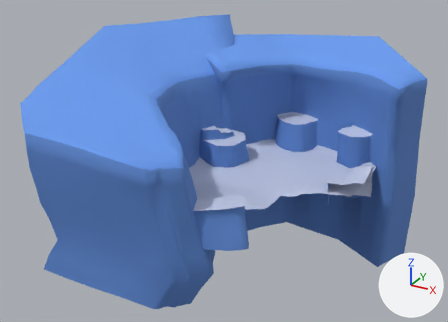
A saved change to the FBX model SILA/Assets/Meshes/Terrain/NEW/Zone6.FBX.
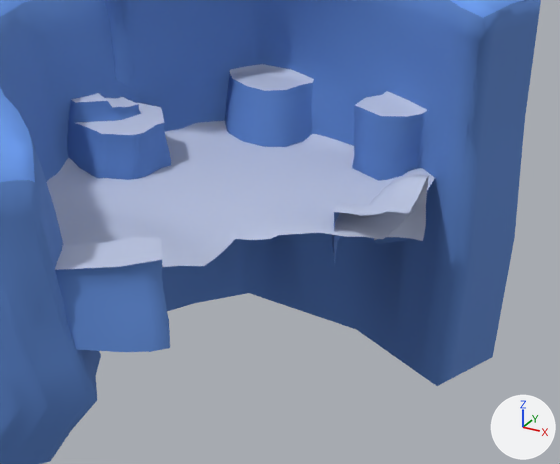
Each version appears first whole from a 50 mm lens placed at (215.0, -66.0, 171.0), pointed at (29.0, 272.0, 2.0), and next in a close-up on the part from 37% to 97% of the width and 25% to 95% of the height. The lights are fixed; the arrows at lower right show +X, +Y and +Z. Where no turn or scale is listed for an object, it has been applied to the vertices.

The scene before the commit, as lines of its bpy script (objects in view):
```python
me_mesh = bpy.data.meshes.new('Mesh')
me_mesh.from_pydata(...)  # 1279 vertices, 1126 faces; spans x -64.0..153.0, y -102.0..124.0, z -49.0..109.0
# faces by material slot: [220, 906]
me_mesh.materials.append(mat_material__39)  # blue #699bef
me_mesh.materials.append(mat_material__40)  # its picture is missing
me_mesh_001 = bpy.data.meshes.new('Mesh.001')
me_mesh_001.from_pydata(...)  # 873 vertices, 751 faces; spans x 7.0..135.0, y -83.0..92.0, z 13.0..46.0
me_mesh_001.materials.append(mat_material__27)  # blue #bec8e4
ob_new_game_object_034 = bpy.data.objects.new('New_Game_Object_034', me_mesh)
ob_new_game_object_034.location = (-9.1, 264.2, -27.2)
ob_solzone6 = bpy.data.objects.new('SolZone6', me_mesh_001)
ob_solzone6.location = (-9.1, 264.2, -27.2)
```
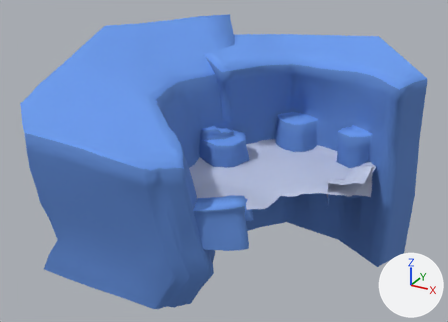
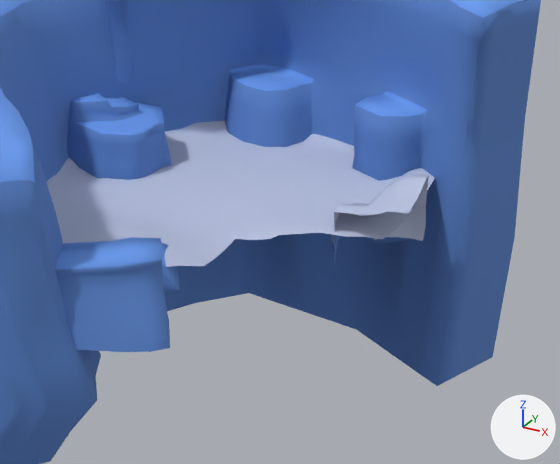
Where the newer file only moved an object's origin or applied its transform, the numbers keep the older frame.

Location of each change, [x1, y1, x2, y2] in pixels of the close-ups (560 x 464 px):
part 1 of me_mesh, added (blue): after [63, 241, 180, 291]
part 2 of me_mesh, built on: before [49, 60, 109, 137]; after [49, 60, 164, 137]
part 3 of me_mesh, deleted: before [331, 212, 339, 244]
part 4 of me_mesh, added (blue): after [230, 64, 314, 91]
part 5 of me_mesh, added (blue): after [55, 237, 162, 270]
part 6 of me_mesh, added (blue): after [355, 91, 427, 116]
part 7 of me_mesh_001, deleted (blue): before [76, 103, 164, 135]
part 8 of me_mesh_001, deleted: before [72, 93, 138, 108]
part 9 of me_mesh_001, deleted (blue): before [230, 64, 314, 91]
part 10 of me_mesh_001, deleted (blue): before [55, 237, 162, 270]
part 11 of me_mesh_001, deleted (blue): before [355, 91, 427, 116]
part 12 of me_mesh_001, added: after [331, 212, 339, 244]

Edits to the bpy script that builds the scene:
```text
Change me_mesh_001:
    used by ob_solzone6; location = (-9.1, 264.2, -27.2)
    remove me_mesh_001.from_pydata(...)  # 873 vertices, 751 faces; spans x 7.0..135.0, y -83.0..92.0, z 13.0..46.0
    add me_mesh_001.from_pydata(...)  # 746 vertices, 675 faces; spans x 7.0..135.0, y -78.0..92.0, z 13.0..37.0
    me_mesh_001 part 7: the loose piece of 57 vertices spanning x 18.0..44.0, y 9.0..40.0, z 38.0 is deleted
    me_mesh_001 part 8: the loose piece of 40 vertices spanning x 11.0..33.0, y 15.0..36.0, z 42.0..45.0 is deleted
    me_mesh_001 part 9: the loose piece of 20 vertices spanning x 47.0..78.0, y 63.0..85.0, z 42.0..43.0 is deleted
    me_mesh_001 part 10: the loose piece of 18 vertices spanning x 56.0..90.0, y -83.0..-51.0, z 40.0 is deleted
    me_mesh_001 part 11: the loose piece of 12 vertices spanning x 100.0..123.0, y 51.0..72.0, z 45.0..46.0 is deleted
    me_mesh_001 part 12
    20 vertices are added at x 109.0..119.0, y 2.0..28.0, z 19.0..28.0
    20 new faces join them
Change me_mesh:
    used by ob_new_game_object_034; location = (-9.1, 264.2, -27.2)
    remove me_mesh.from_pydata(...)  # 1279 vertices, 1126 faces; spans x -64.0..153.0, y -102.0..124.0, z -49.0..109.0
    add me_mesh.from_pydata(...)  # 1391 vertices, 1272 faces; spans x -64.0..153.0, y -102.0..124.0, z -49.0..109.0
    me_mesh part 1: a new loose piece of 72 vertices spanning x 45.0..90.0, y -73.0..-30.0, z 26.0..32.0, in mat_material__39 (blue #699bef)
    me_mesh part 2: 1 vertex moved within x 17.0, y 20.0, z 45.0; 50 vertices added at x 13.0..41.0, y 13.0..38.0, z 38.0..45.0
    me_mesh part 3: 22 vertices removed from x 110.0..119.0, y 2.0..28.0, z 25.0..32.0
    me_mesh part 4: 6 vertices added at x 52.0..68.0, y 74.0..84.0, z 42.0
    me_mesh part 5: 4 vertices added at x 64.0..81.0, y -74.0..-60.0, z 40.0
    me_mesh part 6: 2 vertices added at x 110.0..114.0, y 60.0..65.0, z 45.0
```
